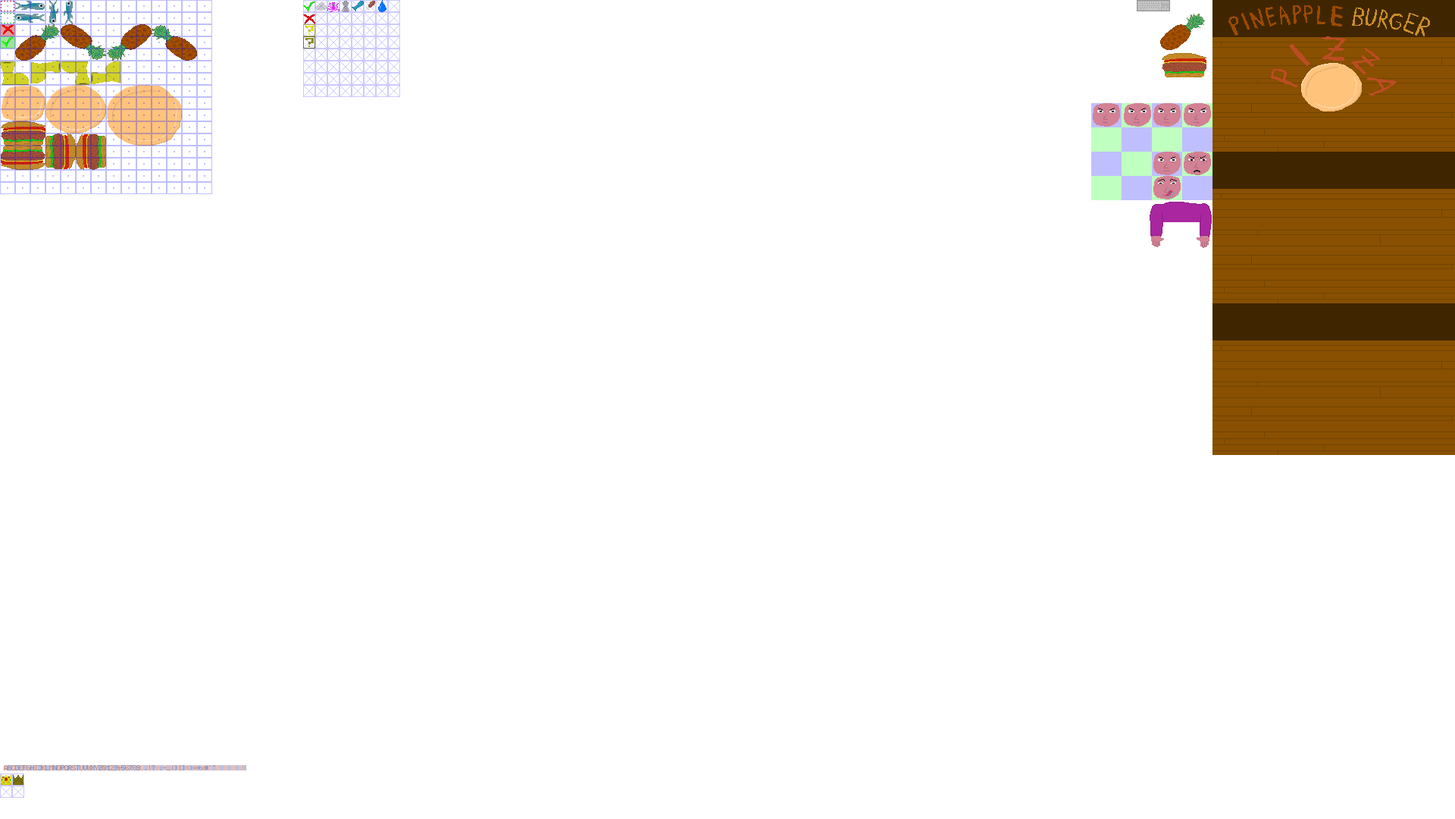
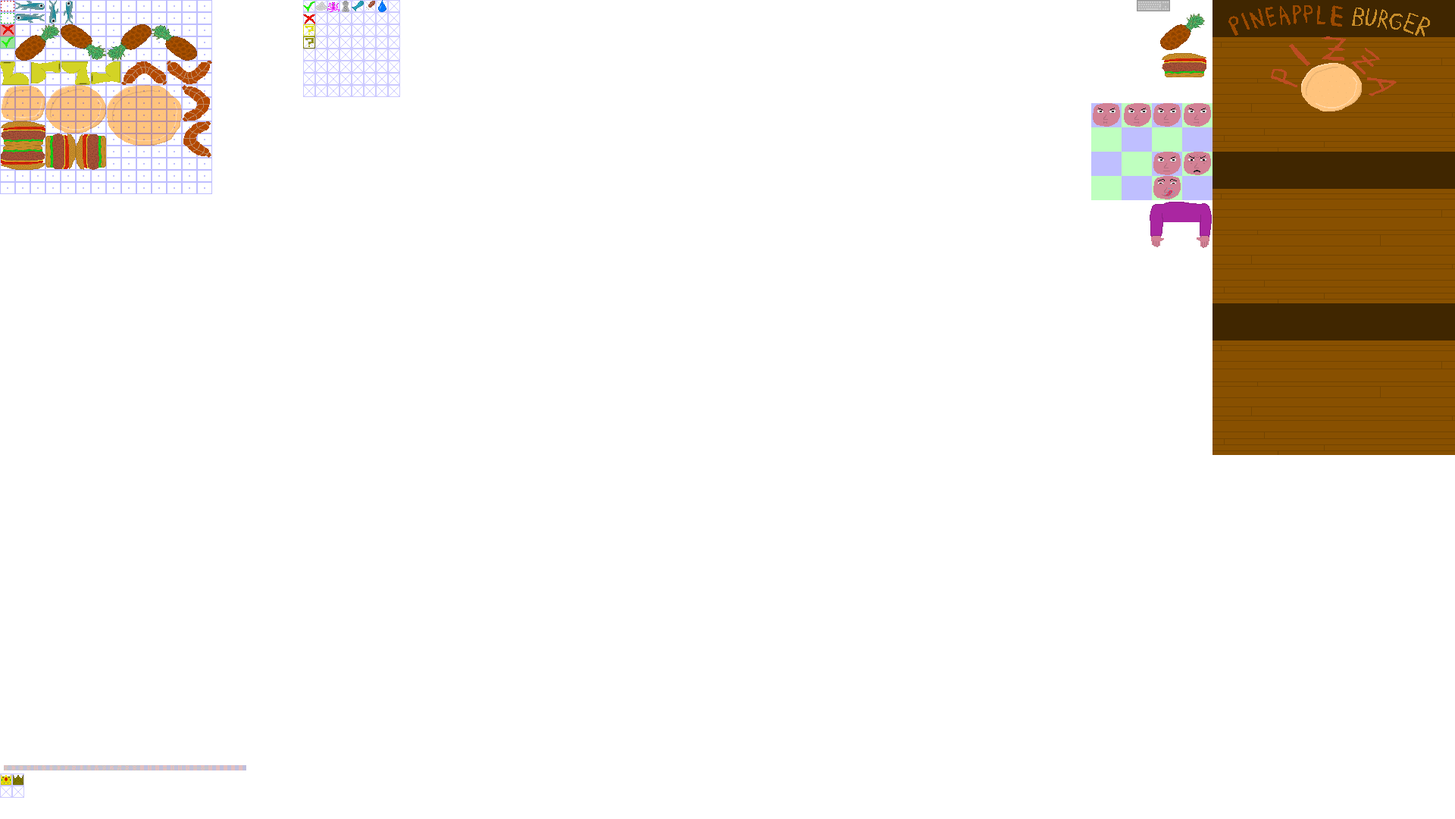
Two versions of the same layered image (1455px x 819px). Layer-by-layer changes:
painted on "pizzagrid" over bbox(121, 60, 213, 158)
moved "helpers" out of group "title" over bbox(0, 0, 386, 785)
